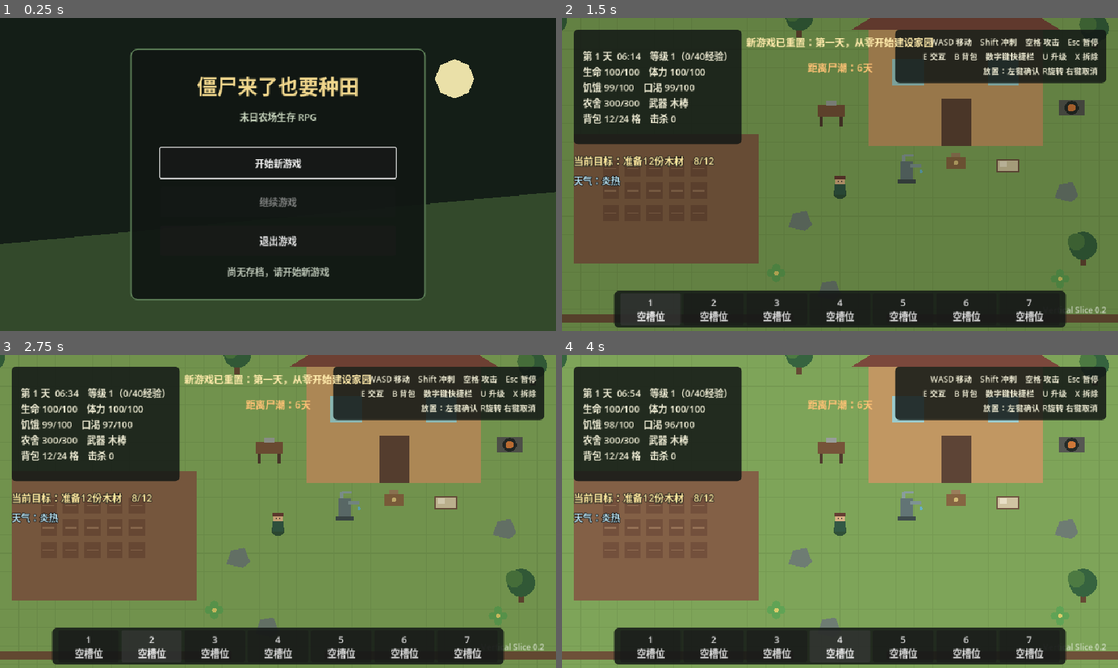
Above: before the commit, frames 1-4 (two rows, left to right).
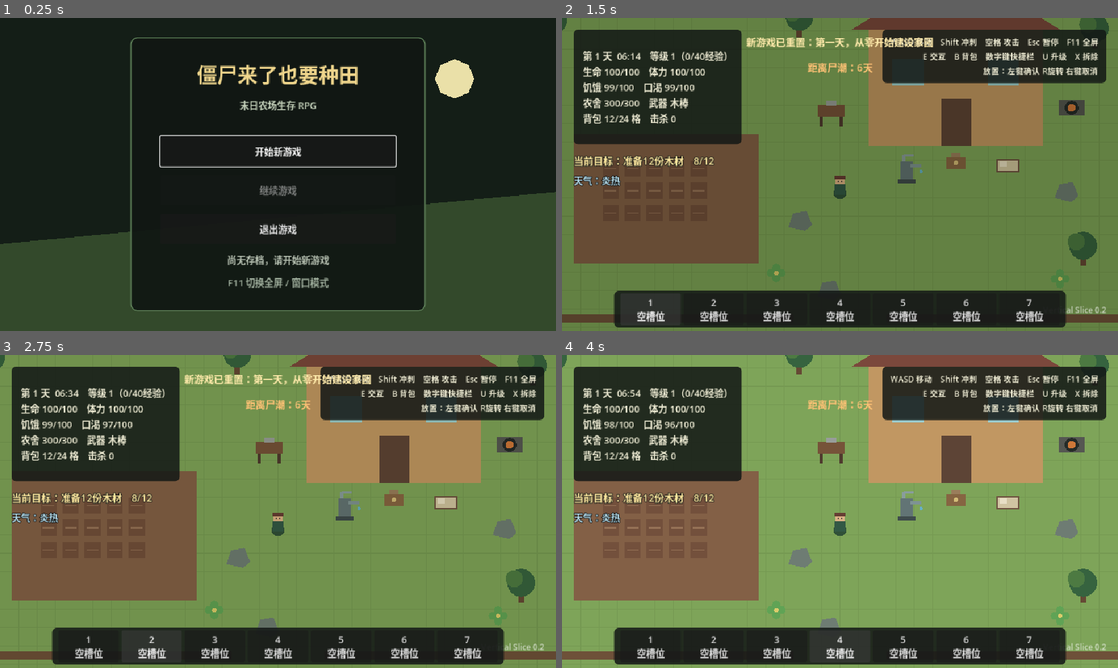
Above: after the commit, the same moments.

Repository: fanfanhappy/zombie-farm-survival
Game: Godot game, scene res://scenes/ui/main_menu.tscn
The game is run twice, just before and just after one commit, with the same random seed, the same clock (stepped at 60 frames per second) and the same inputs.
Inputs:
- Up to frame 1 (0.25 s): no input
- Up to frame 2 (1.5 s): click "开始新游戏" at 0.5 s; click "1 空槽位" at 1.25 s
- Up to frame 3 (2.75 s): click "2 空槽位" at 2 s
- Up to frame 4 (4 s): click "3 空槽位" at 2.75 s; click "4 空槽位" at 3.5 s

The runs differ from the first frame. In frame 1, 7.9% of the frame differs, in the area x 23-77%, y 6-94%; in frame 2, 0.9%; in frame 3, 0.9%; in frame 4, 1.0%.

Commit message:
适配全屏显示并增加窗口切换

Diff:
--- a/project.godot
+++ b/project.godot
@@ -21,6 +21,7 @@
 window/size/viewport_height=540
 window/size/window_width_override=1280
 window/size/window_height_override=720
+window/size/mode=3
 window/stretch/mode="canvas_items"
 window/stretch/aspect="expand"
 
@@ -91,6 +92,10 @@
 "events": [Object(InputEventKey,"resource_local_to_scene":false,"resource_name":"","device":16,"window_id":0,"alt_press …(191 unchanged characters)…
 ]
 }
+toggle_fullscreen={
+"deadzone": 0.5,
+"events": [Object(InputEventKey,"physical_keycode":4194342)]
+}
 dismantle_structure={
 "deadzone": 0.5,
 "events": [Object(InputEventKey,"resource_local_to_scene":false,"resource_name":"","device":16,"window_id":0,"alt_press …(192 unchanged characters)…
--- a/scenes/ui/main_menu.tscn
+++ b/scenes/ui/main_menu.tscn
@@ -104,3 +104,9 @@
 theme_override_colors/font_color = Color(0.72, 0.76, 0.7, 1)
 text = "存档状态"
 horizontal_alignment = 1
+
+[node name="FullscreenHint" type="Label" parent="Center/Menu/Margin/Content"]
+layout_mode = 2
+theme_override_colors/font_color = Color(0.62, 0.68, 0.61, 1)
+text = "F11 切换全屏 / 窗口模式"
+horizontal_alignment = 1
--- a/scripts/core/game_controller.gd
+++ b/scripts/core/game_controller.gd
@@ -126,6 +126,10 @@
 
 
 func _unhandled_input(event: InputEvent) -> void:
+	if event.is_action_pressed("toggle_fullscreen"):
+		DisplayManager.toggle_fullscreen()
+		get_viewport().set_input_as_handled()
+		return
 	if pause_overlay.visible:
 		if event.is_action_pressed("ui_cancel"):
 			_set_paused(false)
@@ -367,7 +371,7 @@
 	status_label.text = "第 %d 天  %02d:%02d　等级 %d（%d/%d经验）\n生命 %d/%d　体力 %d/%d\n饥饿 %d/%d　口渴 %d/%d\n农舍 %d/%d　武器 %s\n背包 %d/%d  …(410 unchanged characters)…
 	if player.hunger <= 20.0: status_label.text += "\n⚠ 非常饥饿"
 	if player.thirst <= 20.0: status_label.text += "\n⚠ 严重口渴"
-	help_label.text = "WASD 移动　Shift 冲刺　空格 攻击　Esc 暂停\nE 交互　B 背包　数字键快捷栏　U 升级　X 拆除\n放置：左键确认 R旋转 右键取消"
+	help_label.text = "WASD 移动　Shift 冲刺　空格 攻击　Esc 暂停　F11 全屏\nE 交互　B 背包　数字键快捷栏　U 升级　X 拆除\n放置：左键确认 R旋转 右键取消"
 	if player.well_fed_time > 0.0:
 		status_label.text += "\n饱餐：%d秒（攻击+20%% / 恢复+35%%）" % int(ceil(player.well_fed_time))
 	if horde_system.active:
--- /dev/null
+++ b/scripts/systems/display/display_manager.gd
@@ -0,0 +1,18 @@
+class_name DisplayManager
+extends RefCounted
+
+
+static func toggle_fullscreen() -> void:
+	var current_mode := DisplayServer.window_get_mode()
+	if current_mode in [DisplayServer.WINDOW_MODE_FULLSCREEN, DisplayServer.WINDOW_MODE_EXCLUSIVE_FULLSCREEN]:
+		DisplayServer.window_set_mode(DisplayServer.WINDOW_MODE_WINDOWED)
+		_center_window()
+	else:
+		DisplayServer.window_set_mode(DisplayServer.WINDOW_MODE_FULLSCREEN)
+
+
+static func _center_window() -> void:
+	var screen := DisplayServer.window_get_current_screen()
+	var usable_rect := DisplayServer.screen_get_usable_rect(screen)
+	var window_size := DisplayServer.window_get_size()
+	DisplayServer.window_set_position(usable_rect.position + (usable_rect.size - window_size) / 2)
--- a/scripts/ui/main_menu.gd
+++ b/scripts/ui/main_menu.gd
@@ -22,6 +22,12 @@
 	$Center/Menu/Margin/Content/NewGameButton.grab_focus()
 
 
+func _unhandled_input(event: InputEvent) -> void:
+	if event.is_action_pressed("toggle_fullscreen"):
+		DisplayManager.toggle_fullscreen()
+		get_viewport().set_input_as_handled()
+
+
 func _start_new_game() -> void:
 	if SaveSystem.has_save():
 		overwrite_confirmation.popup_centered(Vector2i(430, 180))
Not shown, added: scripts/systems/display/display_manager.gd.uid
Not shown, changed: README.md
